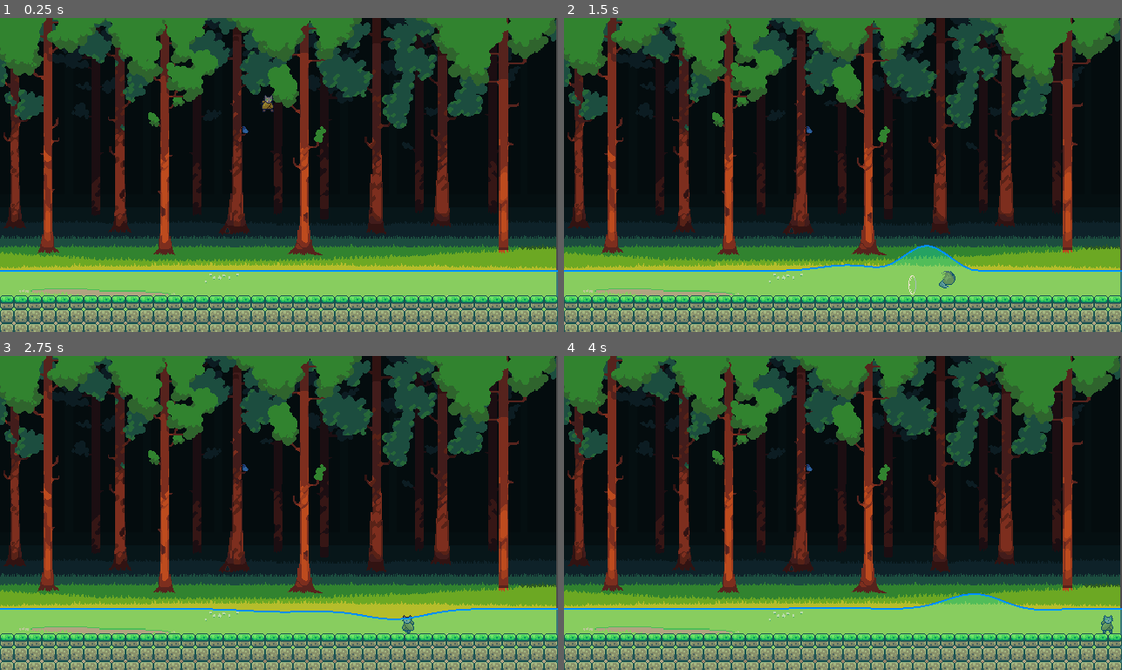
Above: before the commit, frames 1-4 (two rows, left to right).
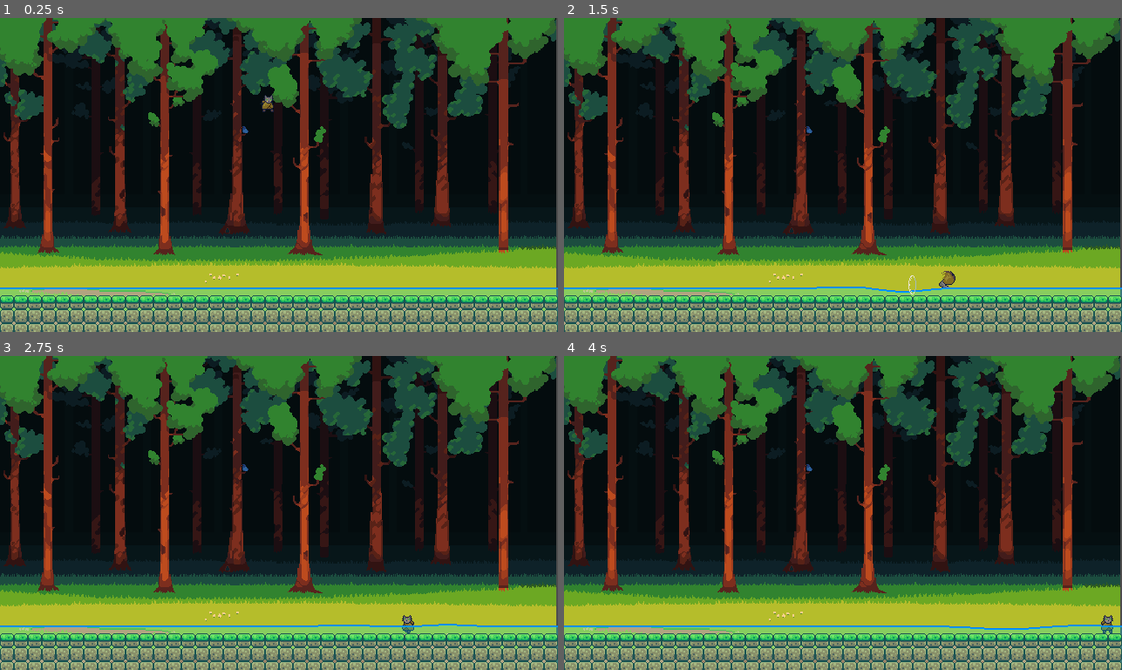
Above: after the commit, the same moments.

Repository: Peter-Bel/game-project-cat
Game: Godot game, scene res://Nodes/WaterDynamics/waterdynamic.tscn
The game is run twice, just before and just after one commit, with the same random seed, the same clock (stepped at 60 frames per second) and the same inputs. This scene is started directly instead of the project's main scene.
Inputs:
- Up to frame 1 (0.25 s): no input
- Up to frame 2 (1.5 s): tap Enter at 0.5 s; hold D (right) from 0.53 s (still down); tap J (attack) at 0.6 s; tap Space (jump) at 0.77 s; tap K (spin) at 1.35 s
- Up to frame 3 (2.75 s): tap Space (jump) at 1.52 s; release D (right) at 2.03 s; hold A (left) from 2.03 s (still down); tap J (attack) at 2.1 s
- Up to frame 4 (4 s): release A (left) at 2.78 s; hold D (right) from 2.78 s (still down); tap K (spin) at 2.85 s; tap Space (jump) at 3.02, 3.77 s; tap J (attack) at 3.6 s

The runs differ from the first frame. In frame 1, 6.1% of the frame differs, in the area x 0-100%, y 80-87%; in frame 2, 7.1%, in the area x 0-100%, y 72-88%; in frame 3, 5.4%; in frame 4, 6.8%.
Error in both runs: Invalid assignment of property or key 'shake' with value of type 'int' on a base object of type 'null instance'. (res://Nodes/player.gd:162)

Commit message:
Water Dynamic is done

Diff:
--- a/catastrophe(Peter-Dahyun)/Nodes/WaterDynamics/water.gd
+++ b/catastrophe(Peter-Dahyun)/Nodes/WaterDynamics/water.gd
@@ -1,9 +1,11 @@
 extends Node2D
 
-@export var screen_size: Vector2 = Vector2(640.0, 360.0)
-@export var base_y_position: float = 290.0
+# water size can be changed, if @export var get changed
+@export var water_width: float = 640.0
+@export var water_height: float = 70.0
+@export var base_y_position: float = 310.0
+@export var point_count: int = 64
 
-const POINT_COUNT: int = 64
 const RESTORE_FORCE: float = 50.0
 const DAMPING: float = 0.98
 const SPREAD: float = 0.1
@@ -15,72 +17,78 @@
 var water_points_velocity: Array = []
 
 var bodies_in_water: Array = []
+var splash_cooldown := {}
 
+######################################################################################
 func _ready() -> void:
 	line_node = $Line2D
 	polygon_node = $Polygon2D
 
 	# set CollisionShape
 	var shape = RectangleShape2D.new()
-	shape.size = Vector2(screen_size.x, screen_size.y - base_y_position)
+	shape.size = Vector2(water_width, water_height)
 	$Area2D/CollisionShape2D.shape = shape
-	$Area2D.position = Vector2(screen_size.x / 2, base_y_position + (screen_size.y - base_y_position) / 2)
+	$Area2D.position = Vector2(water_width / 2, base_y_position + water_height / 2)
 
-	for i in range(POINT_COUNT):
+	for i in range(point_count):
 		water_points_y_position.append(base_y_position)
 		water_points_velocity.append(0)
 
 	$Area2D.body_entered.connect(_on_body_entered)
 	$Area2D.body_exited.connect(_on_body_exited)
 
-
+###############################################################################
 func _process(delta: float) -> void:
 	apply_points_physics(delta)
 	draw_water()
-
+##################################################################################
 func draw_water() -> void:
 	var points: PackedVector2Array = PackedVector2Array()
-	var segment_width: float = screen_size.x / (POINT_COUNT - 1)
+	var segment_width: float = water_width / (point_count - 1)
 
-	for i in range(POINT_COUNT):
+	for i in range(point_count):
 		points.append(Vector2(i * segment_width, water_points_y_position[i]))
 
 	line_node.points = points
 	line_node.width = 2.0
+	# water surface color
 	line_node.default_color = Color(0, 0.5, 1, 1)
 
 	var polygon_points = points.duplicate()
-	for i in range(POINT_COUNT - 1, -1, -1):
-		polygon_points.append(Vector2(i * segment_width, screen_size.y))
+	for i in range(point_count - 1, -1, -1):
+		polygon_points.append(Vector2(i * segment_width, base_y_position + water_height))
 
 	polygon_node.polygon = polygon_points
 	polygon_node.color = Color(0, 1, 1, 0.25)
 
 ################################################################################
 func get_closest_point_index(x_position_value: float) -> int:
-	var segment_width: float = screen_size.x / (POINT_COUNT - 1)
-	return round(x_position_value / segment_width)
+	var local_x = to_local(Vector2(x_position_value, 0)).x
+	var segment_width: float = water_width / (point_count - 1)
+	return clamp(round(local_x / segment_width), 0, point_count - 1)
 
 func get_point_y_position(index_value: int) -> float:
 	return water_points_y_position[index_value]
 
+###############################################################################
 func splash_point(index_value: int, force_value: float) -> void:
 	# degree of water wave depends on force value
 	force_value = min(force_value, 200)
 	water_points_velocity[index_value] += force_value
-	print("Splash at index:", index_value, "with velocity:", force_value)
+	#print("Splash at index:", index_value, "with velocity:", force_value)
 
 	if index_value > 2:
 		water_points_velocity[index_value - 1] += force_value * 0.75
 		water_points_velocity[index_value - 2] += force_value * 0.5
 		water_points_velocity[index_value - 3] += force_value * 0.5
-	if index_value < POINT_COUNT - 3:
+	if index_value < point_count - 3:
 		water_points_velocity[index_value + 1] += force_value * 0.75
 		water_points_velocity[index_value + 2] += force_value * 0.5
 		water_points_velocity[index_value + 3] += force_value * 0.5
 
+###################################################################################
 func apply_points_physics(delta) -> void:
-	for i in range(POINT_COUNT):
+	for i in range(point_count):
 		water_points_y_position[i] += water_points_velocity[i] * delta
 
 		var force = (base_y_position - water_points_y_position[i]) * RESTORE_FORCE
@@ -88,11 +96,11 @@
 		water_points_velocity[i] *= DAMPING
 
 	var new_positions: Array = water_points_y_position.duplicate()
-	for i in range(1, POINT_COUNT - 1):
+	for i in range(1, point_count - 1):
 		new_positions[i] += (water_points_y_position[i - 1] - water_points_y_position[i]) * SPREAD
 		new_positions[i] += (water_points_y_position[i + 1] - water_points_y_position[i]) * SPREAD
 
-	for i in range(1, POINT_COUNT - 1):
+	for i in range(1, point_count - 1):
 		water_points_y_position[i] = new_positions[i]
 
 
@@ -100,7 +108,7 @@
 #func _on_area_2d_body_entered(body: Node2D) -> void:
 
 func _on_body_entered(body: Node) -> void:
-	print("Entered:", body.name)
+	# print("Entered:", body.name)
 	if body is CharacterBody2D or body is RigidBody2D:
 		bodies_in_water.append(body)
 
@@ -108,15 +116,27 @@
 func _on_body_exited(body: Node) -> void:
 	bodies_in_water.erase(body)
 
+###############################################################################
 func _physics_process(delta: float) -> void:
 	for body in bodies_in_water:
+		var id = body.get_instance_id()
+		if splash_cooldown.has(id):
+			splash_cooldown[id] -= delta
+			if splash_cooldown[id] > 0:
+				continue
+
 		var index = get_closest_point_index(body.global_position.x)
 		var velocity_y = 0.0
+		var velocity_x = 0.0
 
 		if body is CharacterBody2D:
 			velocity_y = body.velocity.y
+			velocity_x = body.velocity.x
 		elif body is RigidBody2D:
 			velocity_y = body.linear_velocity.y
+			velocity_x = body.linear_damp.x
 
-		if abs(velocity_y) > 10.0:
-			splash_point(index, velocity_y)
+		if abs(velocity_y) > 10.0 or abs(velocity_x) > 60.0 :
+			splash_point(index, velocity_y * 0.7 + velocity_x * 0.3)
+			# The more number of splash_cooldown, The less water wave frequency
+			splash_cooldown[id] = 0.5
